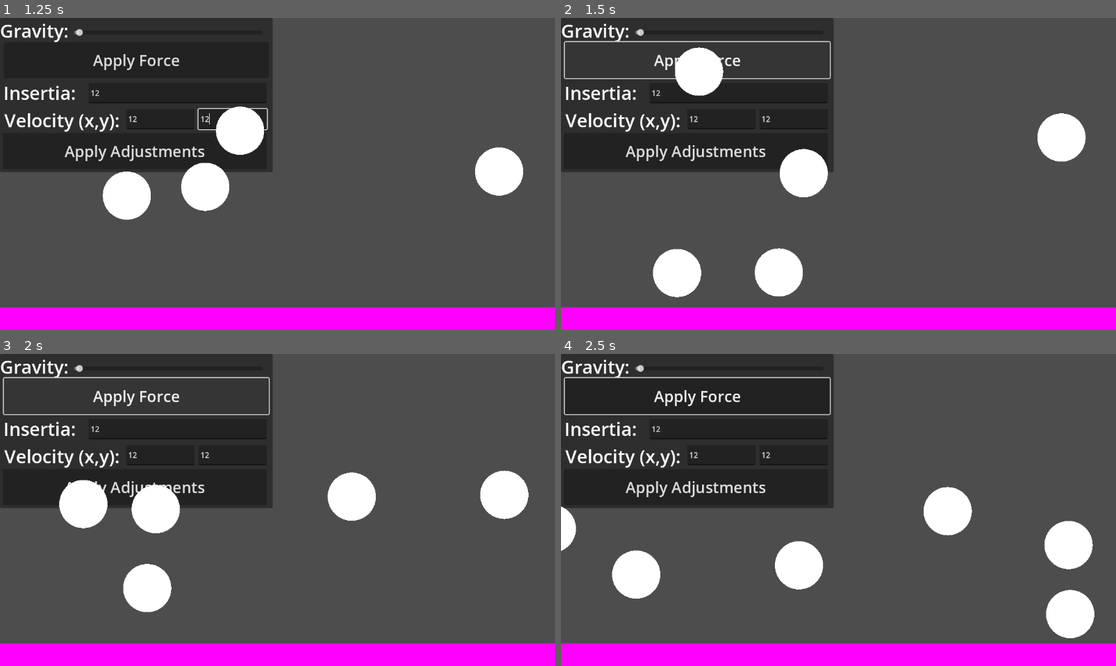
Above: before the commit, frames 1-4 (two rows, left to right).
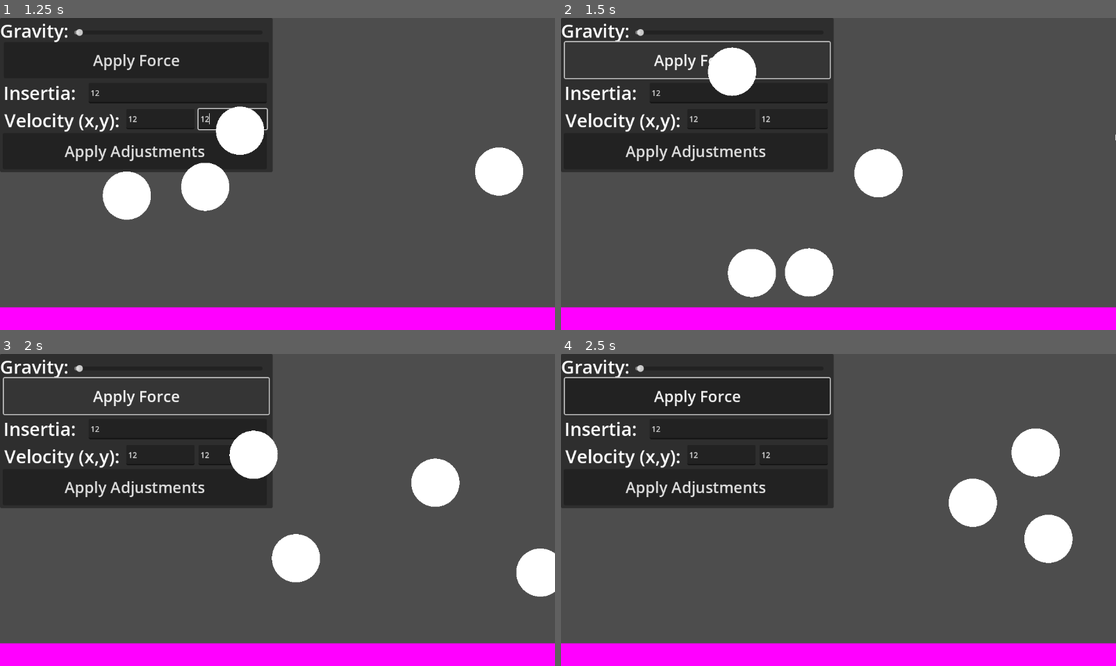
Above: after the commit, the same moments.

Repository: danielathome19/Game-Design-I
Game: Godot game, scene res://phys_demo.tscn
Two runs of this game, one before a commit and one after it. Both use one fixed random seed, a clock stepped at 60 frames per second and the inputs below. The project has no main scene, so this scene is started directly.
Inputs (mouse positions are in pixels of both pictures, inside the frame that each line leads up to):
- Up to frame 1 (1.25 s): click (177, 92) at 0.52 s; type "12" at 0.6 s; click (160, 117) at 0.75 s; type "12" at 0.83 s; click (233, 117) at 0.98 s; type "12" at 1.07 s
- Up to frame 2 (1.5 s): click "Apply Force" at 1.25 s
- Up to frame 3 (2 s): no input
- Up to frame 4 (2.5 s): tap Enter (ui_accept) at 2, 2.27 s; move the mouse to (960, 494) at 2.02 s; hold Right (ui_right) from 2.03 s (still down); tap I (zoom_cam_in) at 2.1 s; click (960, 494) at 2.17 s

Frame 1 is identical in both runs. In frame 2, 7.9% of the frame differs, in the area x 16-100%, y 9-90%; in frame 3, 9.5%, in the area x 10-100%, y 24-83%; in frame 4, 7.2%.

Commit message:
Update 10/22

Diff:
--- a/phys_demo.gd
+++ b/phys_demo.gd
@@ -24,7 +24,7 @@
 	for child in get_children():
 		if child is RigidBody2D:
 			var force = randi_range(50, 1000)
-			child.apply_central_force(Vector2(1,0) * force)
+			child.apply_central_impulse(Vector2(1,0) * force)
 			# Vector2.RIGHT
 
 func _on_button_2_pressed() -> void:
